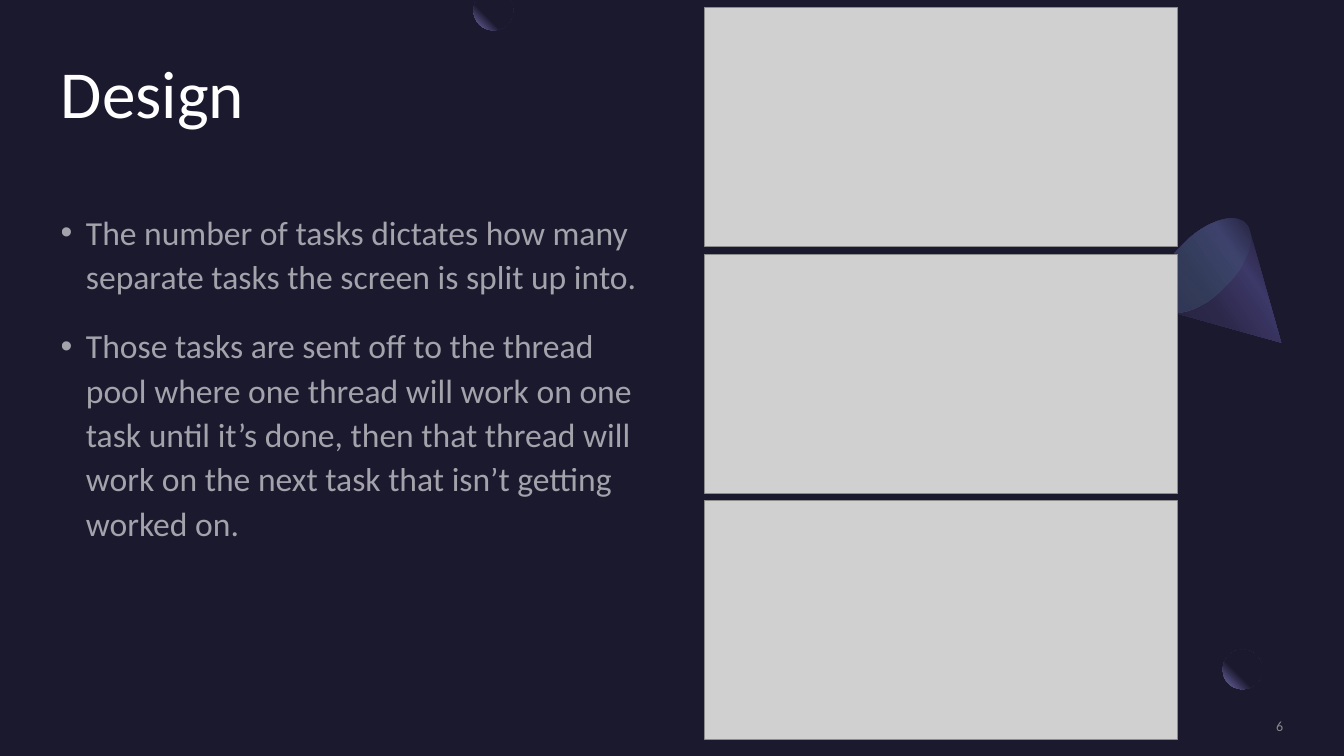
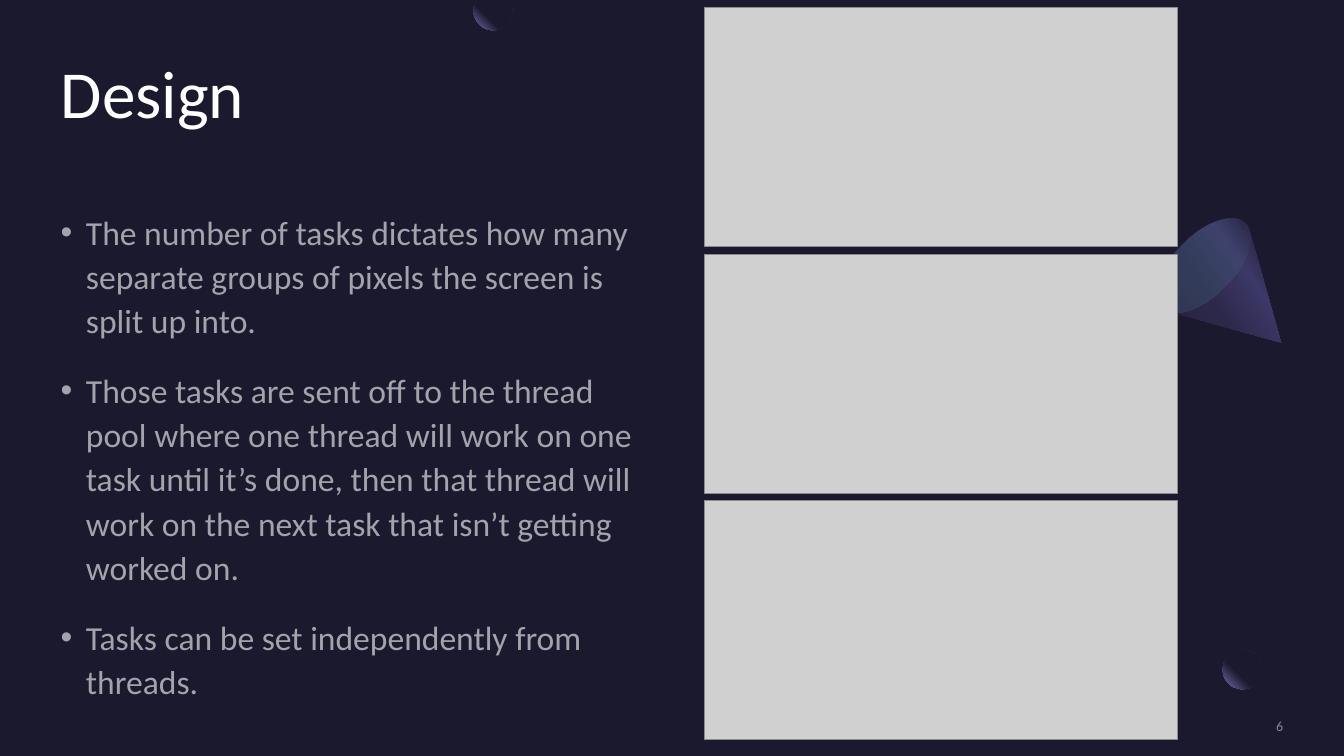
Before and after one commit to jtothec67/Ray-tracer, a slide deck: slide 6 of Presentation Title.pptx. Drawn at 1344x756 pixels with LibreOffice and Linux fonts; fonts in the diff are those of the drawing; grey boxes stand for pictures. Boxes give left, top, right and bottom in pixels: in the first picture for what was removed or moved away, otherwise in the second. Text is boxed around its words. In the diff, an @@ line names an element or a change of style, - is before the commit and + after.

```diff
--- a/Presentation Title.pptx
+++ b/Presentation Title.pptx
@@ text at bbox=[86, 221, 628, 339]: text changed @@
-• The number of tasks dictates how many separate tasks the screen is split up into.
+• The number of tasks dictates how many separate groups of pixels the screen is split up into.
@@ text at bbox=[86, 626, 581, 694]: paragraph added @@
+• Tasks can be set independently from threads.
```
Also in this commit, not shown: 13 other slides changed, 1 slide added, 1 slide removed, 14 other files.
